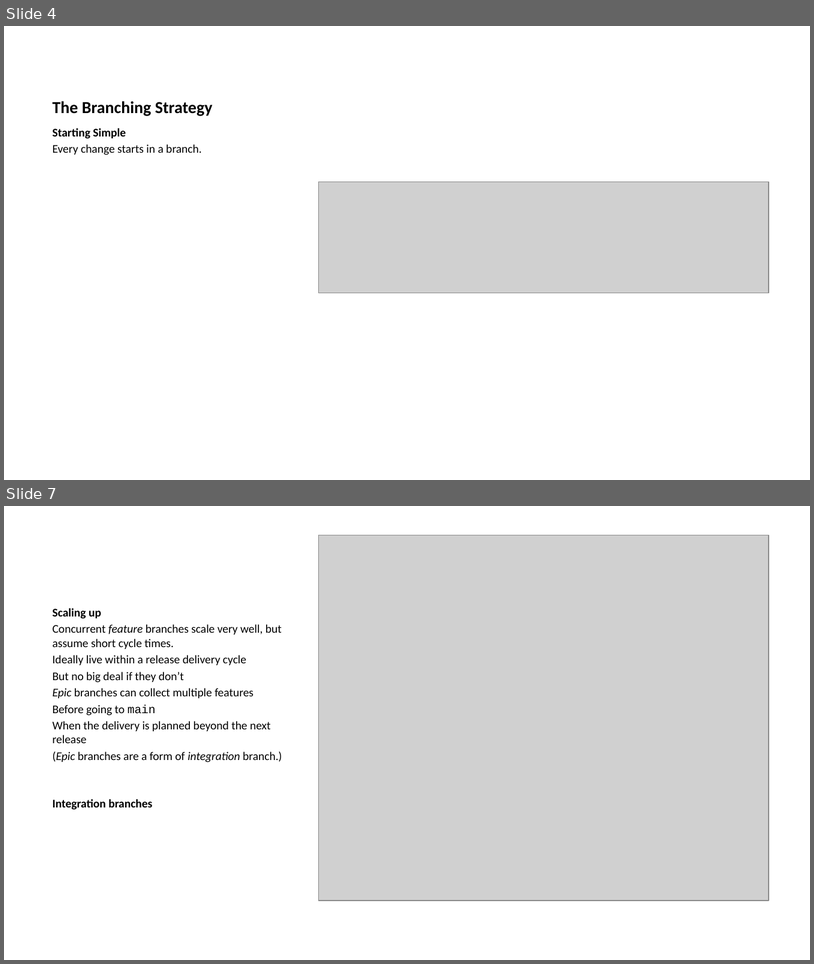
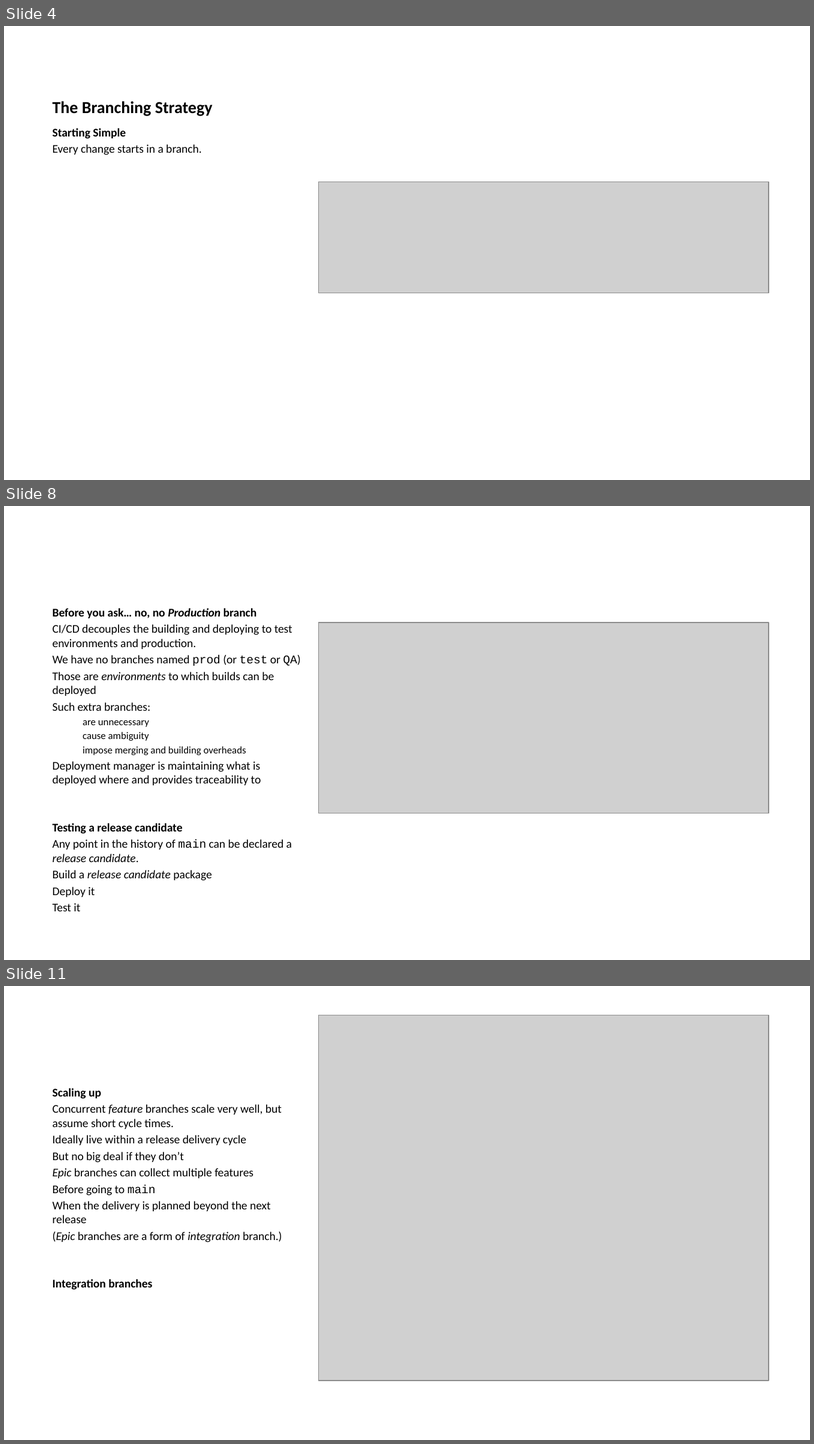
Before and after one commit to ijmitch/ukgse-2024-devops-git, a slide deck: docs/p1.pptx. Shown one above the other, each under a label of ours: slides 4 and 7 before the commit, slides 4, 8 and 11 after it; the slides between them are not shown. The pictures are 814x964 and 814x1444 pixels, drawn with LibreOffice and Linux fonts; fonts in the diff are those of the drawing; grey boxes stand for pictures. Boxes give left, top, right and bottom in pixels: in the first picture for what was removed or moved away, otherwise in the second. Text is boxed around its words. In the diff, an @@ line names an element or a change of style, - is before the commit and + after.

```diff
--- a/docs/p1.pptx
+++ b/docs/p1.pptx
@@ slide 8 added at [4,506,810,960], background #FFFFFF @@
@@ text added at [53,608,300,911], 10.5 pt, text #000000 @@
+Before you ask… no, no Production branch
+CI/CD decouples the building and deploying to test environments and production.
+We have no branches named prod (or test or QA)
+Those are environments to which builds can be deployed
+Such extra branches:
+  are unnecessary
+  cause ambiguity
+  impose merging and building overheads
+Deployment manager is maintaining what is deployed where and provides traceability to
+Testing a release candidate
+Any point in the history of main can be declared a release candidate.
+Build a release candidate package
+Deploy it
+Test it
@@ picture added at [318,622,768,813] @@
@@ what was slide 7 is now slide 11 @@
```
Also in this commit, not shown: 4 slides changed, 3 other slides added, 1 slide removed, 16 other files.
